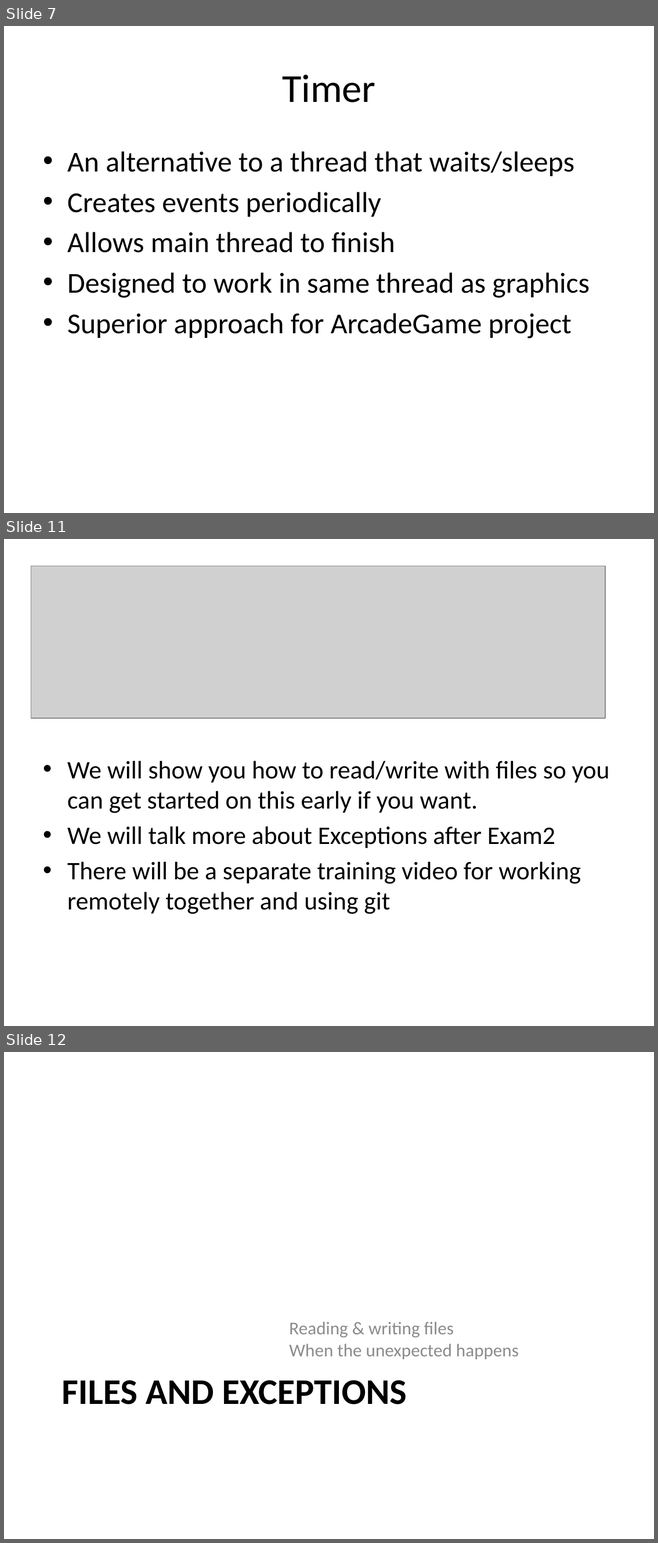
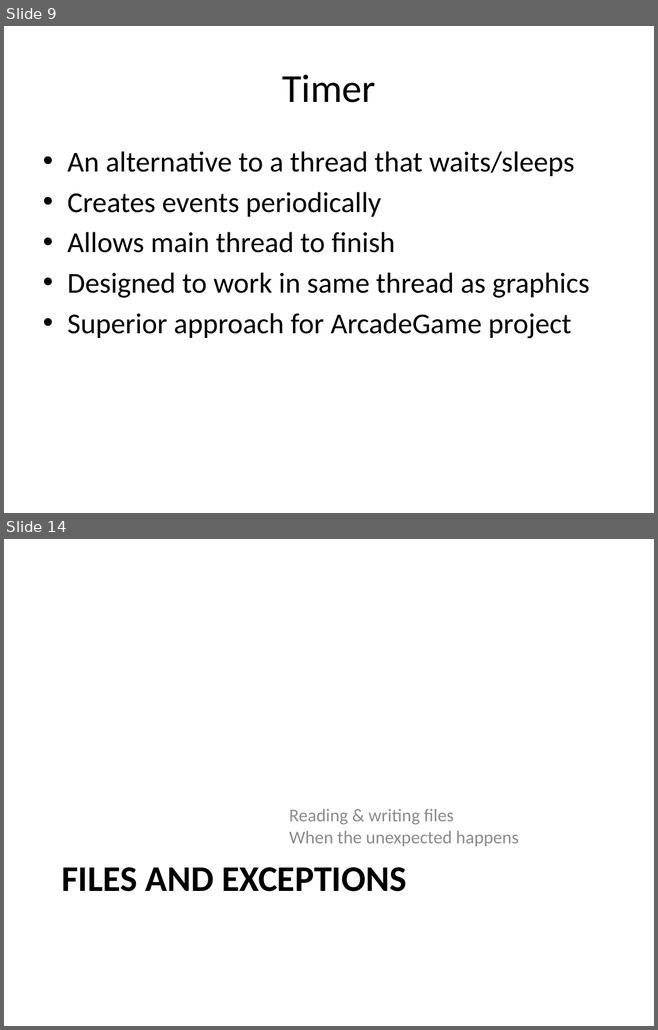
Before and after one commit to RHIT-CSSE/csse220, a slide deck: ClassMaterials/EventBasedGameLoop/Slides/EventBasedGameLoop.pptx. Shown one above the other, each under a label of ours: slides 7, 11 and 12 before the commit, slides 9 and 14 after it; the slides between them are not shown. The pictures are 658x1543 and 658x1030 pixels, drawn with LibreOffice and Linux fonts; fonts in the diff are those of the drawing; grey boxes stand for pictures. Boxes give left, top, right and bottom in pixels: in the first picture for what was removed or moved away, otherwise in the second. Text is boxed around its words. In the diff, an @@ line names an element or a change of style, - is before the commit and + after.

```diff
--- a/ClassMaterials/EventBasedGameLoop/Slides/EventBasedGameLoop.pptx
+++ b/ClassMaterials/EventBasedGameLoop/Slides/EventBasedGameLoop.pptx
@@ slide 11 removed at bbox=[4, 539, 654, 1026], background #FFFFFF @@
@@ picture removed at bbox=[31, 566, 605, 718] @@
@@ text removed at bbox=[67, 761, 610, 914] @@
-• We will show you how to read/write with files so you can get started on this early if you want.
-• We will talk more about Exceptions after Exam2
-• There will be a separate training video for working remotely together and using git
@@ what was slide 7 is now slide 9 @@
@@ what was slide 12 is now slide 14 @@
```
Also in this commit, not shown: 3 slides changed, 5 slides added, 2 other slides removed.
